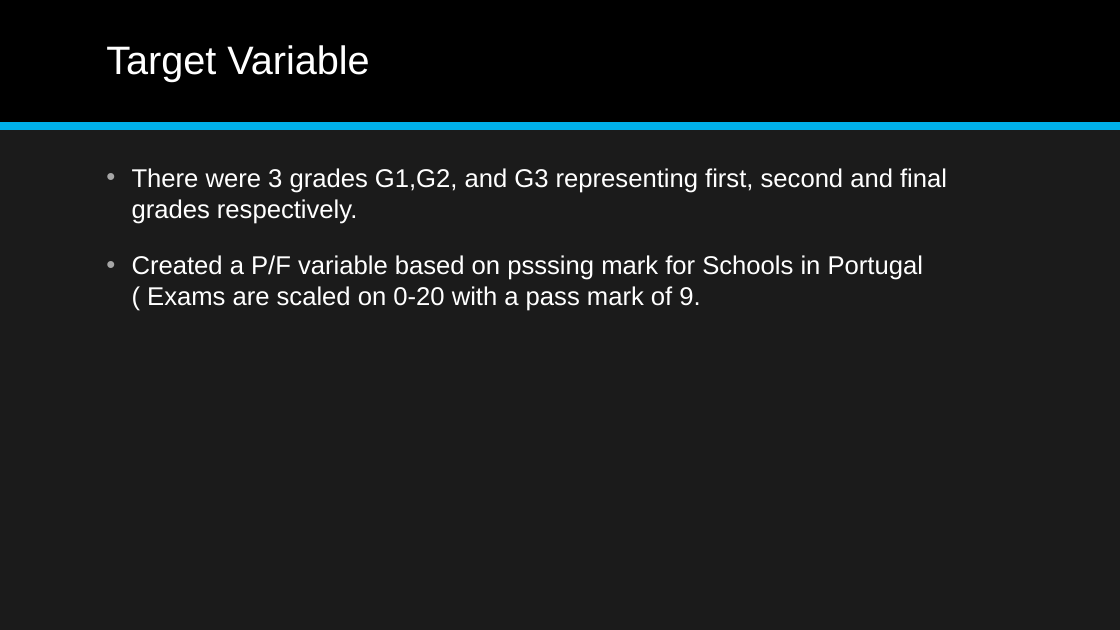
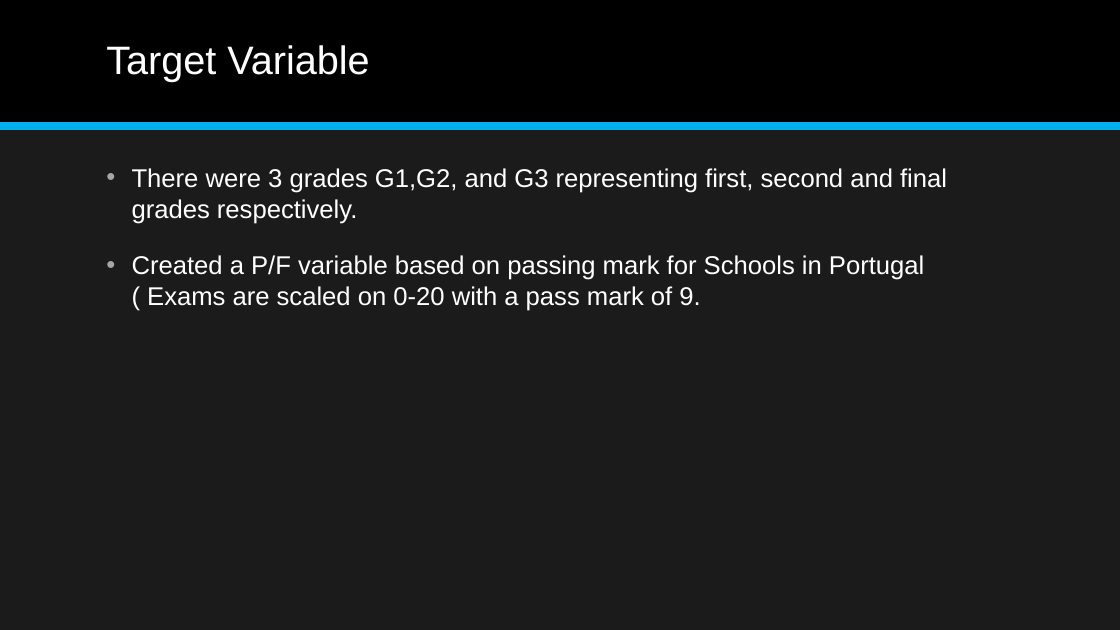
Before and after one commit to aajunwa/capstone, a slide deck: slide 5 of Student Alcohol Consumption Data Science Project.pptx. Drawn at 1120x630 pixels with LibreOffice and Linux fonts; fonts in the diff are those of the drawing. Boxes give left, top, right and bottom in pixels: in the first picture for what was removed or moved away, otherwise in the second. Text is boxed around its words. In the diff, an @@ line names an element or a change of style, - is before the commit and + after.

```diff
--- a/Student Alcohol Consumption Data Science Project.pptx
+++ b/Student Alcohol Consumption Data Science Project.pptx
@@ text at [132, 255, 924, 311]: text changed @@
-• Created a P/F variable based on psssing mark for Schools in Portugal ( Exams are scaled on 0-20 with a pass mark of 9.
+• Created a P/F variable based on passing mark for Schools in Portugal ( Exams are scaled on 0-20 with a pass mark of 9.
```
Also in this commit, not shown: 11 other slides changed, 20 other files.
